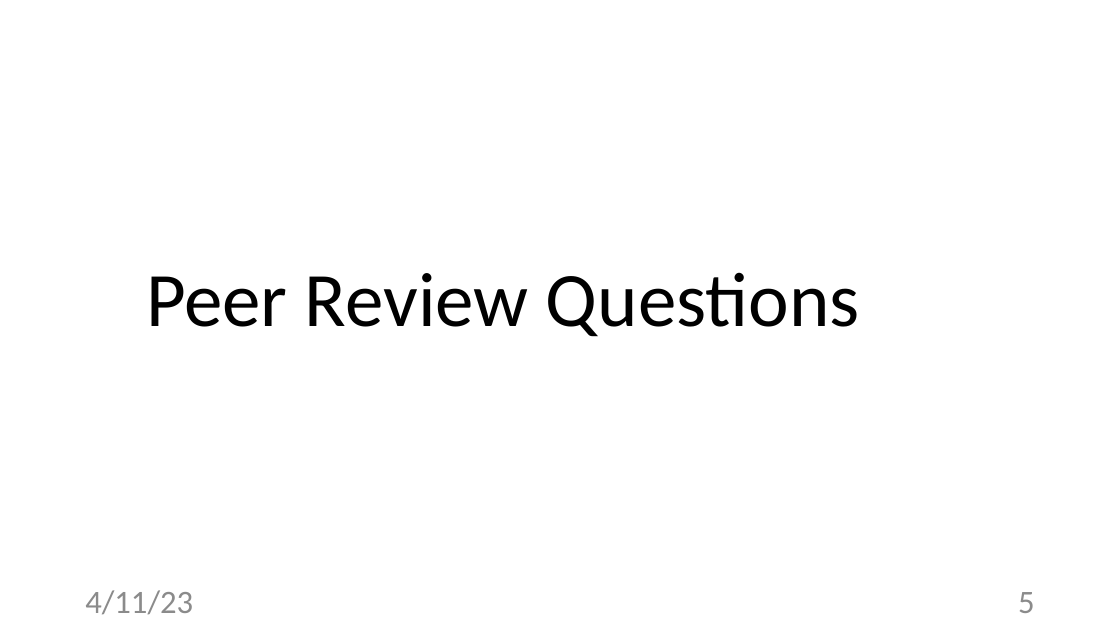
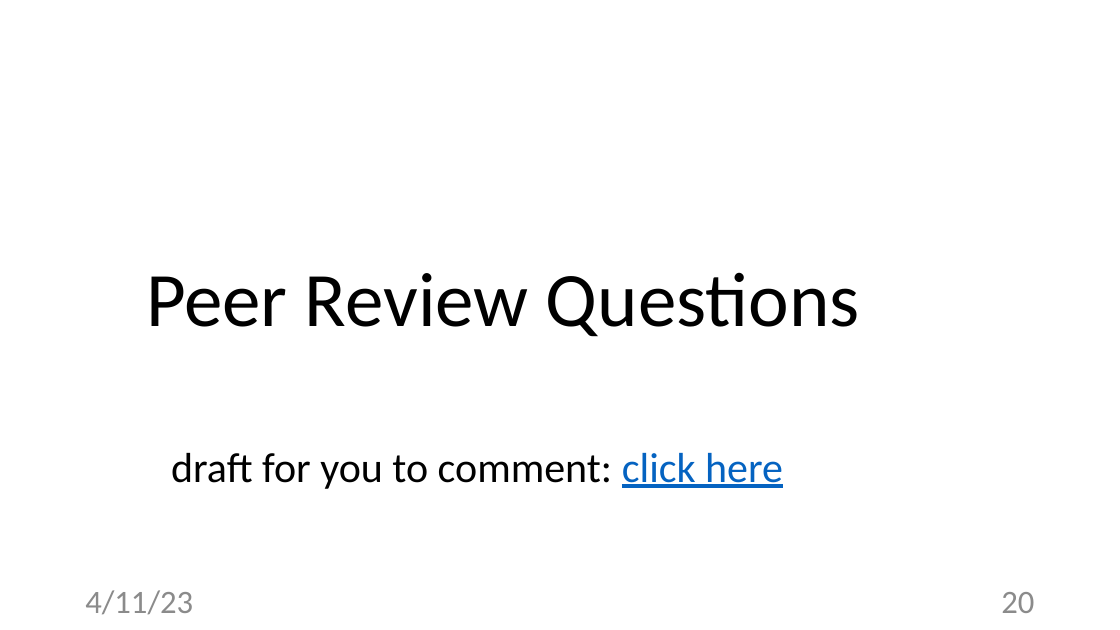
Before and after one commit to alexjungaalto/FederatedLearning, a slide deck: slide 20 of slides/CS-E4740_FLProject.pptx (slide 5 before the commit). Drawn at 1120x630 pixels with LibreOffice and Linux fonts; fonts in the diff are those of the drawing. Boxes give left, top, right and bottom in pixels: in the first picture for what was removed or moved away, otherwise in the second. Text is boxed around its words. In the diff, an @@ line names an element or a change of style, - is before the commit and + after.

```diff
--- a/slides/CS-E4740_FLProject.pptx
+++ b/slides/CS-E4740_FLProject.pptx
@@ text added at (171,453,783,489), 36 pt, text #000000 @@
+draft for you to comment: click here
@@ page number at (1001,592,1034,613): text changed @@
-5
+20
```
Also in this commit, not shown: 3 other slides changed, 17 slides added, 3 other files.
